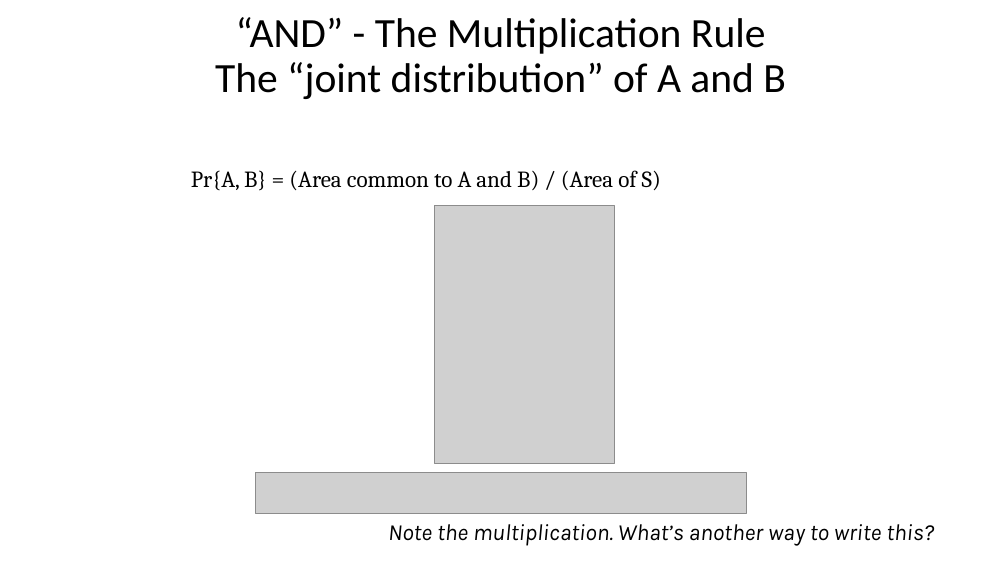
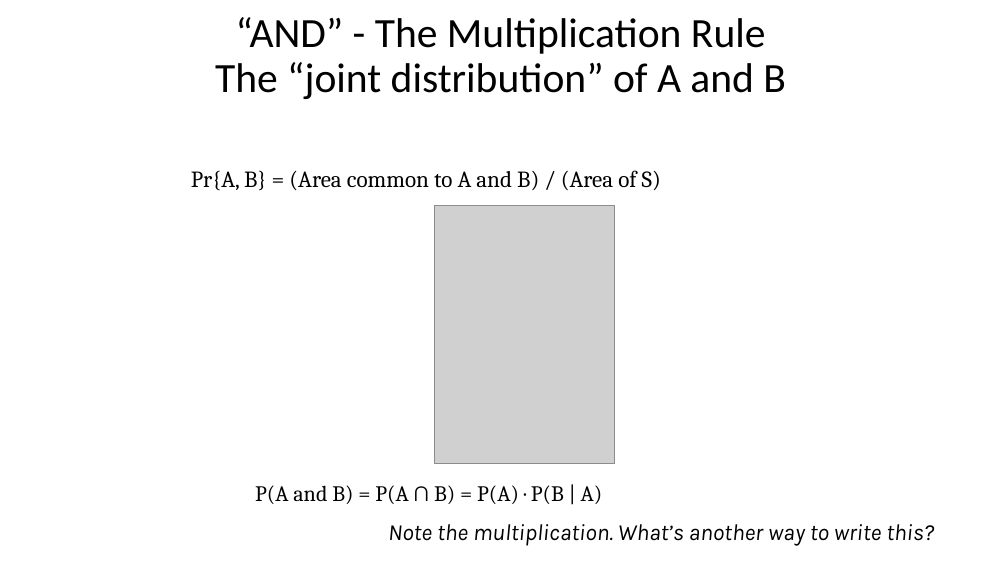
Before and after one commit to taaltree/FW536, a slide deck: slide 28 of Day1_Probability/FW536_Day1_Morning_intro to probability_accessible.pptx. Drawn at 1008x567 pixels with LibreOffice and Linux fonts; fonts in the diff are those of the drawing; grey boxes stand for pictures. Boxes give left, top, right and bottom in pixels: in the first picture for what was removed or moved away, otherwise in the second. Text is boxed around its words. In the diff, an @@ line names an element or a change of style, - is before the commit and + after.

```diff
--- a/Day1_Probability/FW536_Day1_Morning_intro to probability_accessible.pptx
+++ b/Day1_Probability/FW536_Day1_Morning_intro to probability_accessible.pptx
@@ picture removed at [256,473,747,513] @@
@@ text added at [255,485,603,504], 21 pt, text #000000 @@
+P(A and B) = P(A ∩ B) = P(A) · P(B | A)
```
Also in this commit, not shown: 10 other slides changed.
